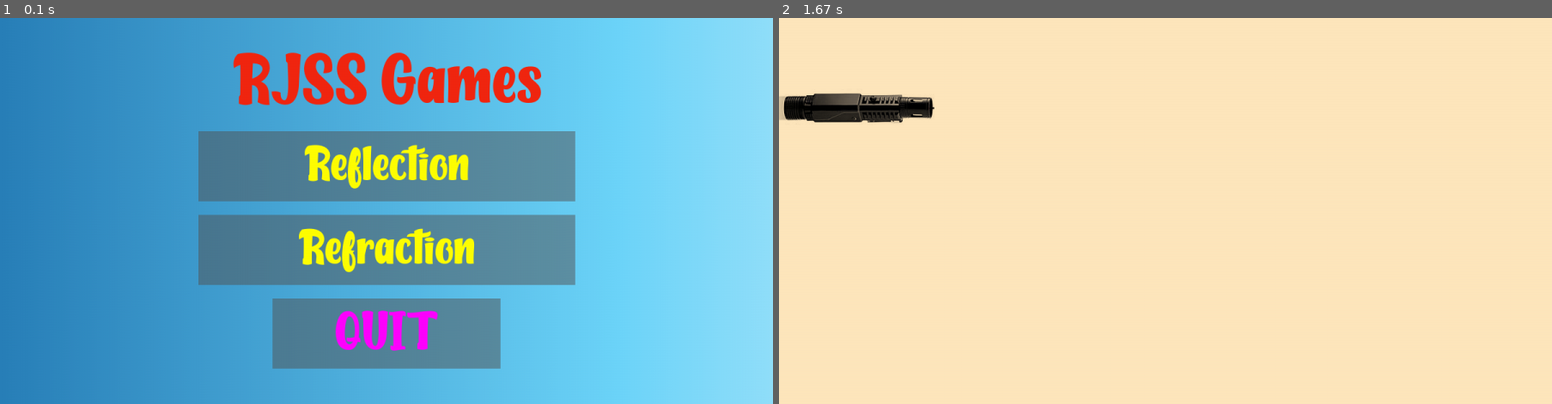
Above: before the commit, frames 1-2 (left to right).
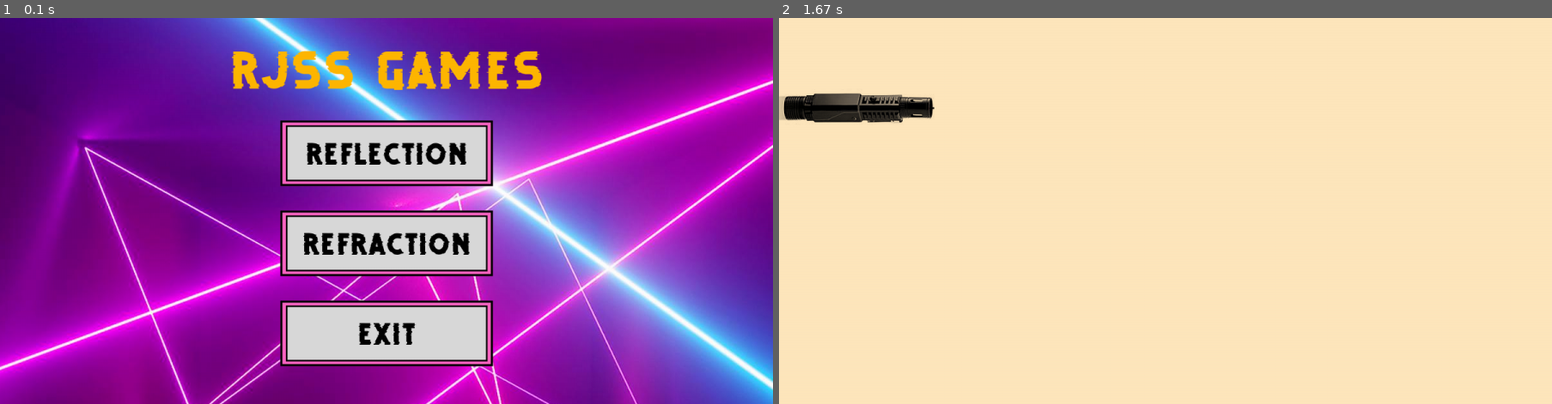
Above: after the commit, the same moments.

Repository: jasmit21/Educational_GameDev
Game: pygame game, started from Menu-System-PyGame-main/main.py
Same seed, same stepped clock (60 frames per second), same inputs: the game is played once before the commit and once after it.
Inputs (mouse positions are in pixels of both pictures, inside the frame that each line leads up to):
- Up to frame 1 (0.1 s): no input
- Up to frame 2 (1.67 s): click "Reflection" at 0.38 s; hold Up 0.67-1.13 s; move the mouse to (1134, 226) at 0.7 s

The runs differ from the first frame. In frame 1, 100% of the frame differs, in the area x 0-100%, y 0-100%; in frame 2, nothing differs.

Commit message:
Menu bar

Diff:
--- a/Menu-System-PyGame-main/main.py
+++ b/Menu-System-PyGame-main/main.py
@@ -7,7 +7,7 @@
 SCREEN = pygame.display.set_mode((1200, 600))
 pygame.display.set_caption("RJSS Games")
 
-Bg = pygame.image.load("assets/Cool Sky.jpg")
+Bg = pygame.image.load("assets/Cool Sky.png")
 
 # laserImage = pygame.image.load('laser.png')
 
@@ -75,15 +75,15 @@
 
         MENU_MOUSE_POS = pygame.mouse.get_pos()
 
-        MENU_TEXT = get_font(100).render("RJSS Games", True, "#f12711")
-        MENU_RECT = MENU_TEXT.get_rect(center=(600, 100))
+        MENU_TEXT = get_font(120).render("RJSS Games", True, "#ffb700")
+        MENU_RECT = MENU_TEXT.get_rect(center=(600, 80))
 
-        PLAY_BUTTON = Button(image=pygame.image.load("assets/Options Rect.png"), pos=(600, 230),
-                             text_input="Reflection", font=get_font(70), base_color="Yellow", hovering_color="White")
-        OPTIONS_BUTTON = Button(image=pygame.image.load("assets/Options Rect.png"), pos=(600, 360),
-                                text_input="Refraction", font=get_font(70), base_color="Yellow", hovering_color="White")
+        PLAY_BUTTON = Button(image=pygame.image.load("assets/Play Rect.png"), pos=(600, 210),
+                             text_input="Reflection", font=get_font(70), base_color="Black", hovering_color="White")
+        OPTIONS_BUTTON = Button(image=pygame.image.load("assets/Options Rect.png"), pos=(600, 350),
+                                text_input="Refraction", font=get_font(70), base_color="Black", hovering_color="White")
         QUIT_BUTTON = Button(image=pygame.image.load("assets/Quit Rect.png"), pos=(600, 490),
-                             text_input="QUIT", font=get_font(75), base_color="Magenta", hovering_color="White")
+                             text_input="EXIT", font=get_font(70), base_color="Black", hovering_color="White")
 
         SCREEN.blit(MENU_TEXT, MENU_RECT)
 
--- a/Menu-System-PyGame-main/reflection.py
+++ b/Menu-System-PyGame-main/reflection.py
@@ -1,41 +1,3 @@
-# import  pygame,sys
-# import  math
-#
-# pygame.init()
-#
-#
-# pygame.display.set_caption("Reflection")
-#
-#
-#
-# #colours
-# black = (0,0,0)
-# white = (255,255,255)
-#
-# red = (255,0,0)
-# green = (0,255,0)
-# blue = (0,0,255)
-#
-#
-# def reflectLaser(endx,playery,laserAngle):
-#     pygame.draw.line(screen,green,(endx,(playery - 325)),(endx - (465 * math.tan(math.radians(laserAngle))),(playery + 140)),2)
-#
-#     pygame.draw.line(screen,black,(endx,(playery - 325)),(endx,(playery - 275)),1)
-#     pygame.draw.line(screen,black,(endx,(playery - 250)),(endx,(playery - 200)),1)
-#     pygame.draw.line(screen,black,(endx,(playery - 175)),(endx,(playery - 125)),1)
-#
-# while True:
-#     screen.fill('#FFE7BD')
-#
-#     for event in pygame.event.get():
-#         if event.type == pygame.QUIT:
-#             pygame.quit()
-#             sys.exit()
-#
-#     pygame.display.update()
-#
-
-#
 
 import pygame
 
Binary file removed: Menu-System-PyGame-main/assets/Cool Sky.jpg
Binary file added: Menu-System-PyGame-main/assets/Cool Sky.png
Binary file changed: Menu-System-PyGame-main/assets/Options Rect.png
Binary file changed: Menu-System-PyGame-main/assets/Play Rect.png
Binary file changed: Menu-System-PyGame-main/assets/Quit Rect.png
Binary file changed: Menu-System-PyGame-main/assets/font.otf
